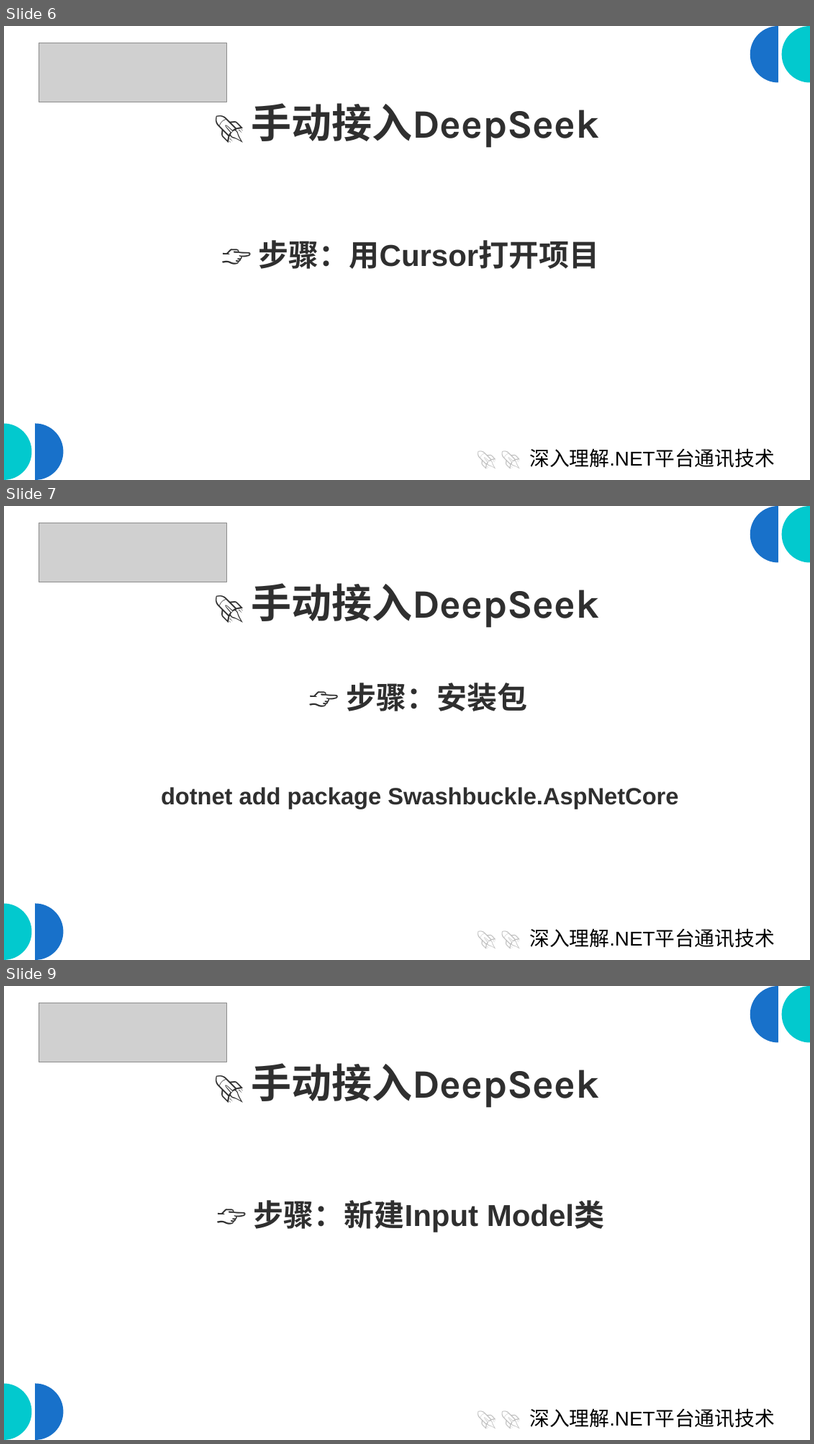
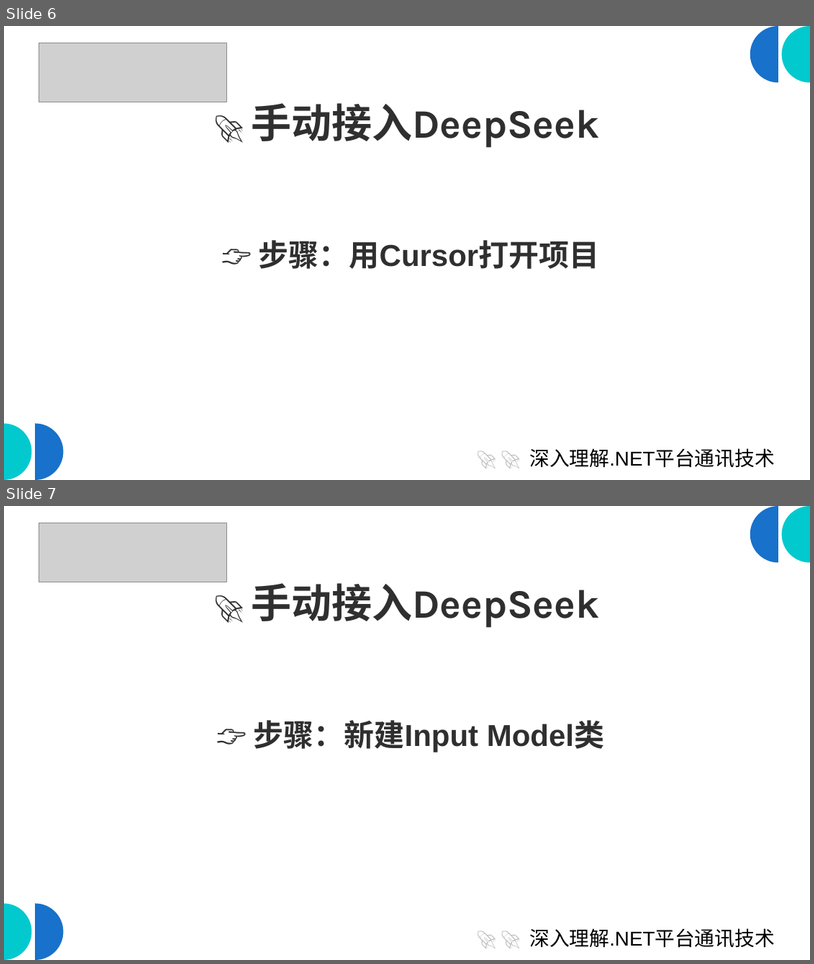
Before and after one commit to scottfly189/dotnet_net_course, a slide deck: src/4.DeepseekDemo/deep_seek.odp. Shown one above the other, each under a label of ours: slides 6, 7 and 9 before the commit, slides 6 and 7 after it; the slides between them are not shown. The pictures are 814x1444 and 814x964 pixels, drawn with LibreOffice and Linux fonts; fonts in the diff are those of the drawing; grey boxes stand for pictures. Boxes give left, top, right and bottom in pixels: in the first picture for what was removed or moved away, otherwise in the second. Text is boxed around its words. In the diff, an @@ line names an element or a change of style, - is before the commit and + after.

```diff
--- a/src/4.DeepseekDemo/deep_seek.odp
+++ b/src/4.DeepseekDemo/deep_seek.odp
@@ slide 7 removed at (4, 506, 810, 960), background #FFFFFF; not listed: 4 template elements that a slide beside it also shows @@
@@ picture removed at (39, 523, 226, 582) @@
@@ title removed at (251, 583, 599, 628) @@
-🚀 手动接入DeepSeek
@@ text removed at (346, 682, 527, 711) @@
-👉 步骤：安装包
@@ text removed at (161, 787, 679, 808) @@
-dotnet add package Swashbuckle.AspNetCore
@@ subtitle removed at (530, 928, 774, 947) @@
-🚀 🚀 深入理解.NET平台通讯技术
@@ what was slide 9 is now slide 7 @@
```
Also in this commit, not shown: 6 slides changed, 1 slide added, 1 other slide removed, 6 other files.
